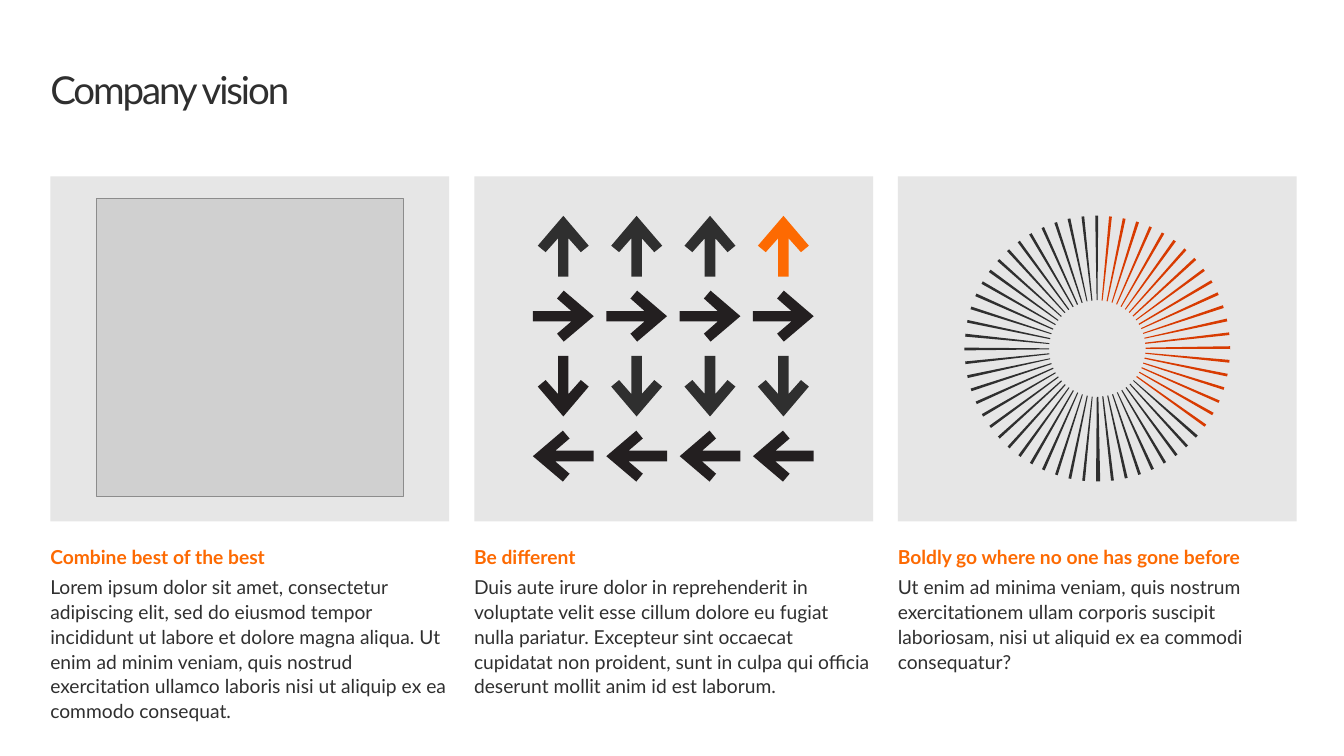
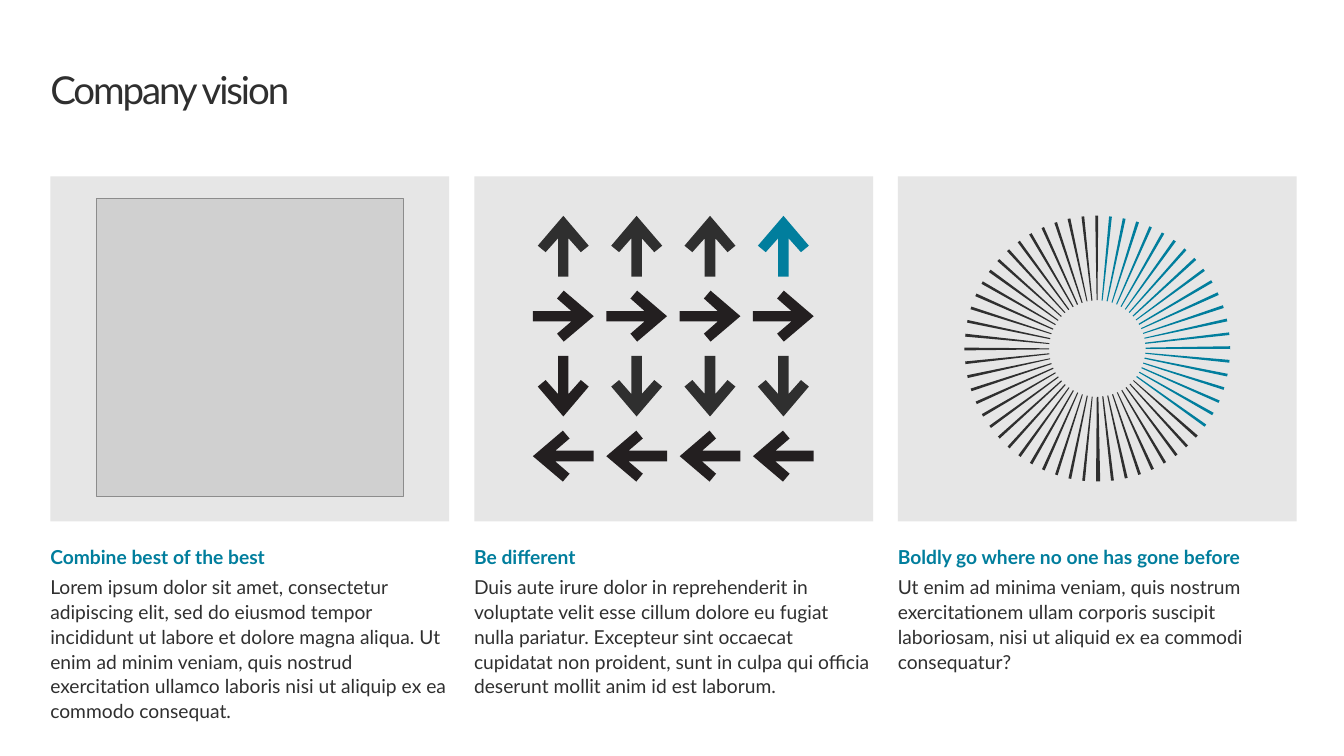
Before and after one commit to pnp/sp-starter-kit, a slide deck: slide 2 of provisioning/hierarchy/resources/documents/Contoso_Report.pptx. Drawn at 1344x756 pixels with LibreOffice and Linux fonts; fonts in the diff are those of the drawing; grey boxes stand for pictures; background and template pictures are left out. Boxes give left, top, right and bottom in pixels: in the first picture for what was removed or moved away, otherwise in the second. Text is boxed around its words. In the diff, an @@ line names an element or a change of style, - is before the commit and + after.

```diff
--- a/provisioning/hierarchy/resources/documents/Contoso_Report.pptx
+++ b/provisioning/hierarchy/resources/documents/Contoso_Report.pptx
@@ freeform shape at [758, 215, 809, 276]: fill #FD6A02 to #017E9D @@
@@ fill #D83B01 to #017E9D in 21 elements at [1136, 377, 1207, 427], [1139, 372, 1215, 415], [1141, 368, 1219, 403], [1143, 363, 1224, 390], [1144, 358, 1227, 377], [1145, 353, 1229, 363], [1145, 346, 1229, 349], [1145, 332, 1229, 344], [1144, 318, 1227, 338], [1143, 305, 1224, 334], [1141, 293, 1219, 329], [1138, 281, 1213, 325], [1135, 269, 1205, 320], [1133, 258, 1196, 316], [1129, 248, 1186, 312], [1125, 240, 1176, 310], [1121, 232, 1164, 306], [1117, 226, 1152, 304], [1112, 221, 1139, 302], [1107, 218, 1126, 301], [1102, 216, 1112, 300] @@
@@ text at [50, 549, 265, 564]: text colour #FD6A02 to #017E9D in "Combine best of the best" @@
@@ text at [474, 549, 576, 564]: text colour #FD6A02 to #017E9D in "Be different" @@
@@ text at [898, 549, 1240, 568]: text colour #FD6A02 to #017E9D in "Boldly go where no one has gone ..." @@
```
Also in this commit, not shown: 5 other slides changed, 1 slide added, 1 other file.
